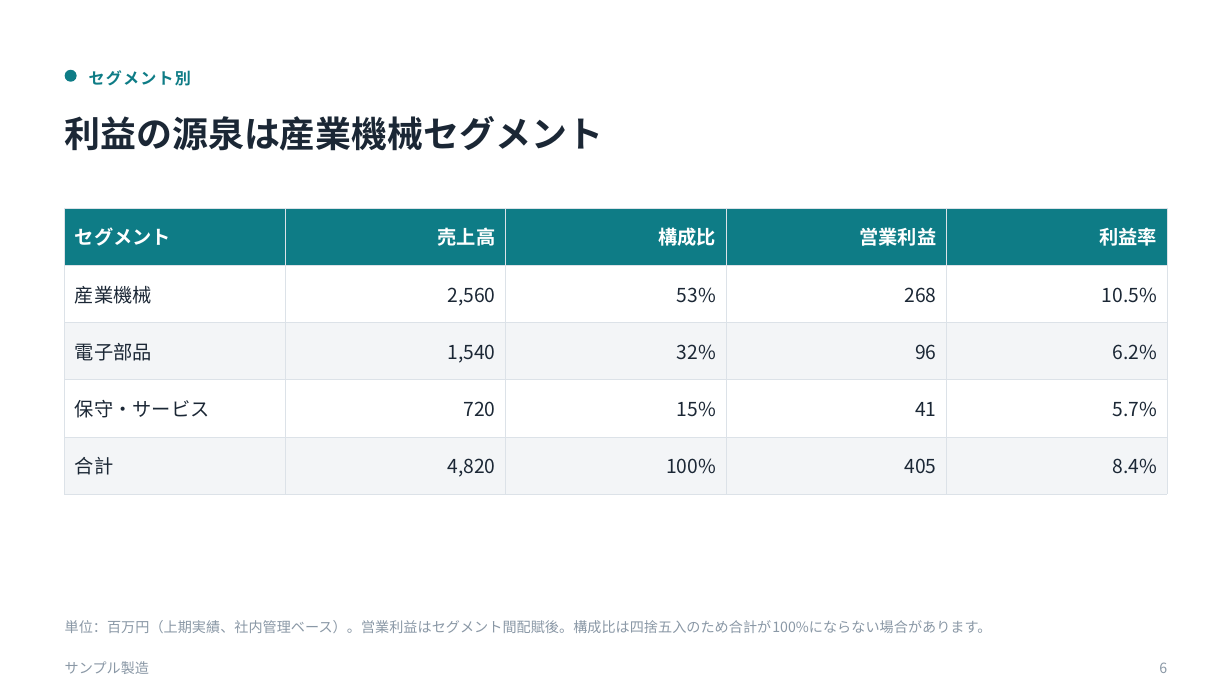
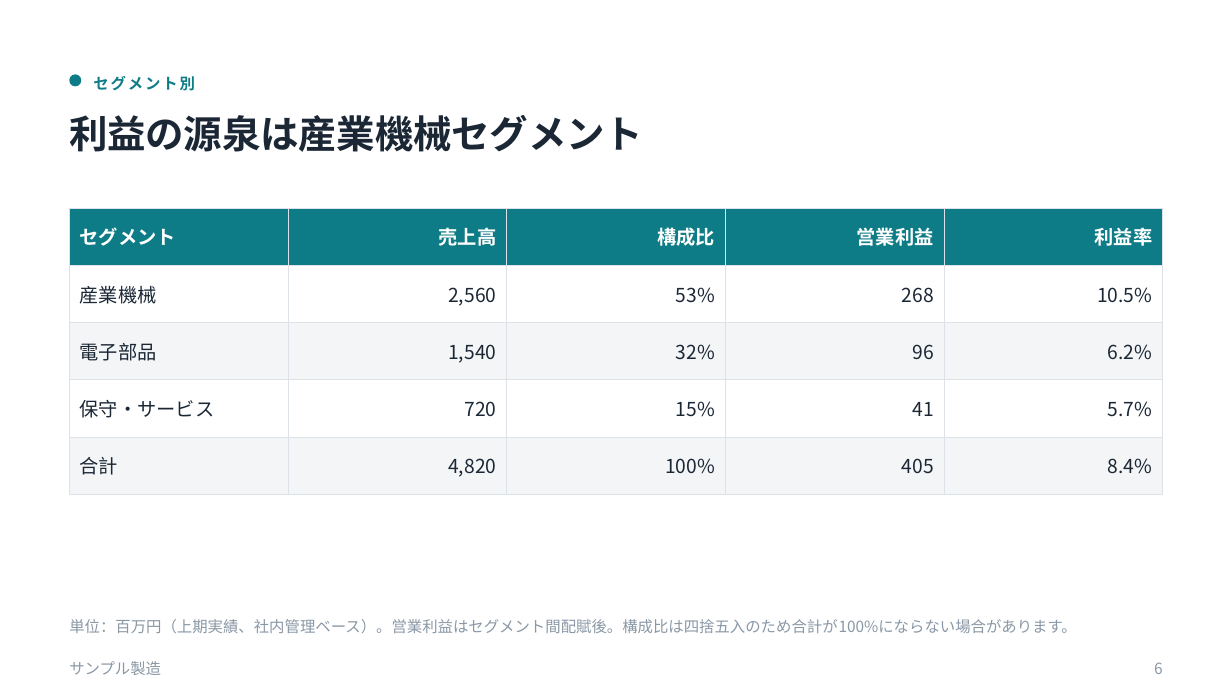
Before and after one commit to daikichi-lab/design-system-plugin, a slide deck: slide 6 of pptx-creation-plugin/examples/financial-analysis/out/deck.pptx. Drawn at 1232x693 pixels with LibreOffice and Linux fonts; fonts in the diff are those of the drawing. Boxes give left, top, right and bottom in pixels: in the first picture for what was removed or moved away, otherwise in the second. Text is boxed around its words. In the diff, an @@ line names an element or a change of style, - is before the commit and + after.

```diff
--- a/pptx-creation-plugin/examples/financial-analysis/out/deck.pptx
+++ b/pptx-creation-plugin/examples/financial-analysis/out/deck.pptx
@@ ellipse: place and size @@
-ellipse at box(65, 70, 77, 82)
+ellipse at box(69, 75, 81, 87)
@@ text "セグメント別" at box(93, 76, 195, 91): size 12.5 to 12 pt, letter spacing 1 to 1.5 pt @@
@@ text "利益の源泉は産業機械セグメント" at box(69, 115, 643, 152): size 28 to 30 pt, letter spacing 0 to -0.2 pt; line spacing 1.12 to 1.08 @@
@@ table: place and size @@
-table at box(65, 208, 1169, 481)
+table at box(69, 208, 1165, 481)
@@ size 11 to 12 pt in 3 elements at box(69, 619, 1077, 633), box(69, 661, 161, 675), box(1154, 662, 1163, 674) @@
```
Also in this commit, not shown: 9 other slides changed, 25 other files.
